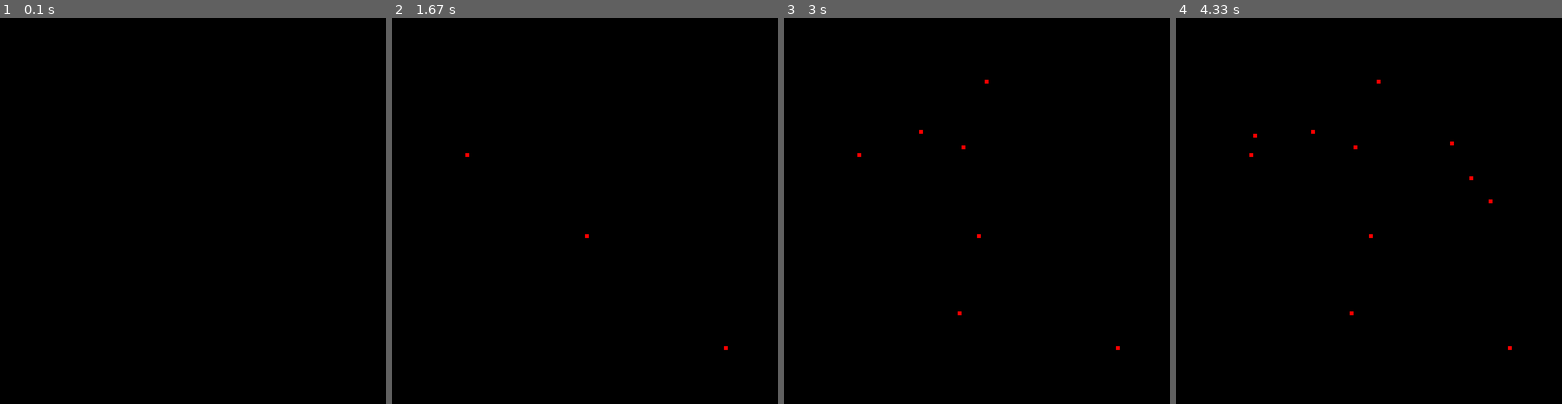
Above: before the commit, frames 1-4 (left to right).
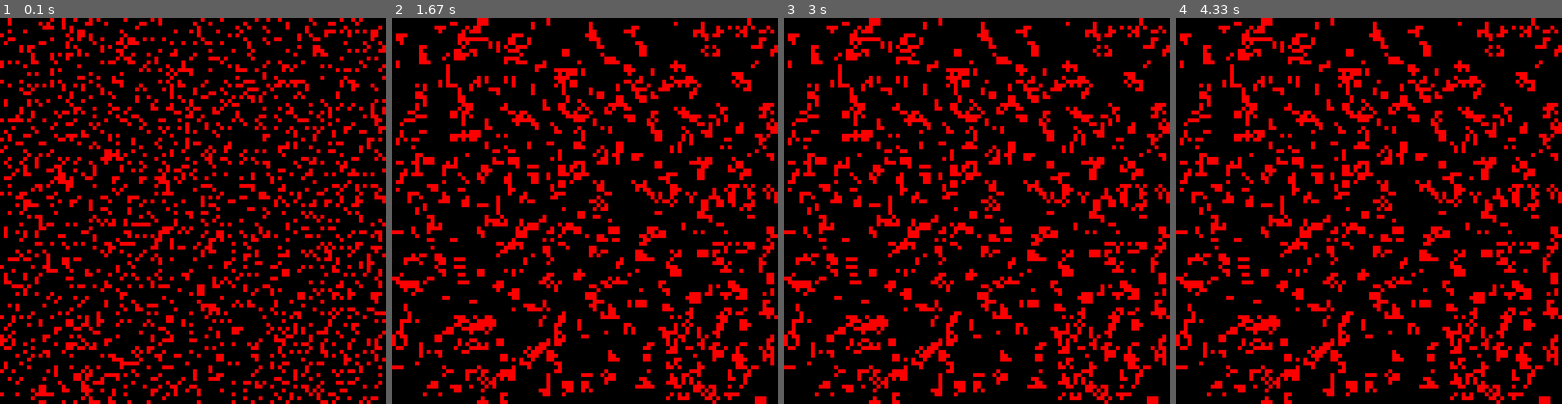
Above: after the commit, the same moments.

Repository: janwalec/conways_game_of_life
Game: pygame game, started from main.py
Same seed, same stepped clock (60 frames per second), same inputs: the game is played once before the commit and once after it.
Inputs (mouse positions are in pixels of both pictures, inside the frame that each line leads up to):
- Up to frame 1 (0.1 s): no input
- Up to frame 2 (1.67 s): tap K at 0.33 s; click (585, 238) at 0.73 s; click (465, 153) at 1.07 s; click (727, 346) at 1.4 s
- Up to frame 3 (3 s): click (984, 79) at 1.73 s; click (957, 311) at 2.07 s; click (965, 145) at 2.4 s; click (922, 129) at 2.73 s
- Up to frame 4 (4.33 s): click (1469, 176) at 3.07 s; click (1488, 203) at 3.4 s; click (1450, 141) at 3.73 s; click (1257, 137) at 4.07 s

The runs differ from the first frame. In frame 1, 19% of the frame differs, in the area x 0-100%, y 0-100%; in frame 2, 18%; in frame 3, 18%; in frame 4, 18%.

Commit message:
neighbouring cylinder added

Diff:
--- /dev/null
+++ b/Neighbouring/NeighbouringCylinder.py
@@ -0,0 +1,26 @@
+from Field import Field
+from Neighbouring.INeighbouring import INeighbouring
+
+
+class NeighbouringCylinder(INeighbouring):
+    def __init__(self, size):
+        super().__init__(size)
+
+    def set_neighbours(self, field: Field):
+        neighbours = []
+        idx = field.index
+        s = self.size
+        row, col = divmod(idx, s)
+        d = [-1, 0, 1]
+
+        for d_y in d:
+            for d_x in d:
+                nr, nc = row + d_x, col + d_y
+                if nr * s + nc != idx:
+                    if 0 <= nr < s and 0 <= nc < s:
+                        neighbours.append((nr * s + nc))
+                    elif nc < 0 <= nr < s:
+                        neighbours.append((nr * s + s - 1))
+                    elif nc >= s > nr >= 0:
+                        neighbours.append((nr * s))
+        return neighbours
--- a/PygameDisplay.py
+++ b/PygameDisplay.py
@@ -14,7 +14,6 @@
 
         pygame.init()
         self.screen = pygame.display.set_mode((win_size, win_size))
-        clock = pygame.time.Clock()
 
     def draw_board(self):
         s = self.board.size
--- a/main.py
+++ b/main.py
@@ -1,13 +1,13 @@
-import os
-import time
-from ConsoleDisplayer import *
 from GameManager import GameManager
 from Neighbouring.Neighbouring2D import Neighbouring2D
+from Neighbouring.NeighbouringCylinder import NeighbouringCylinder
 from PygameDisplay import PygameDisplay
 
 s = 100
-chance = 0.0
+chance = 0.2
 n = Neighbouring2D(s)
+# n = NeighbouringCylinder(s)
+
 gm = GameManager(s, n, chance)
 gm.set_life()
 
